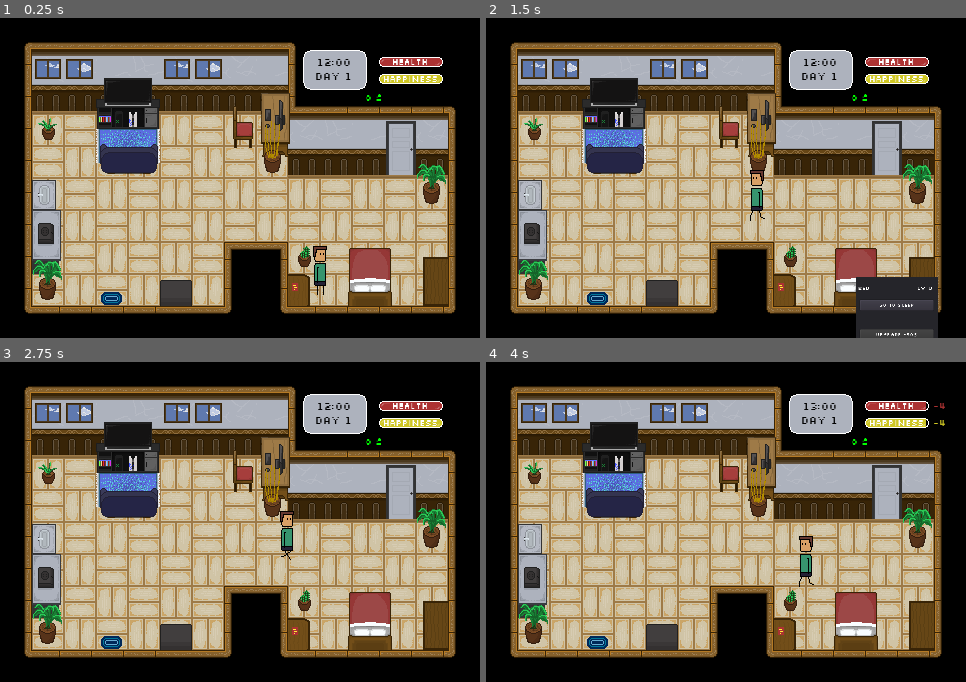
Above: before the commit, frames 1-4 (two rows, left to right).
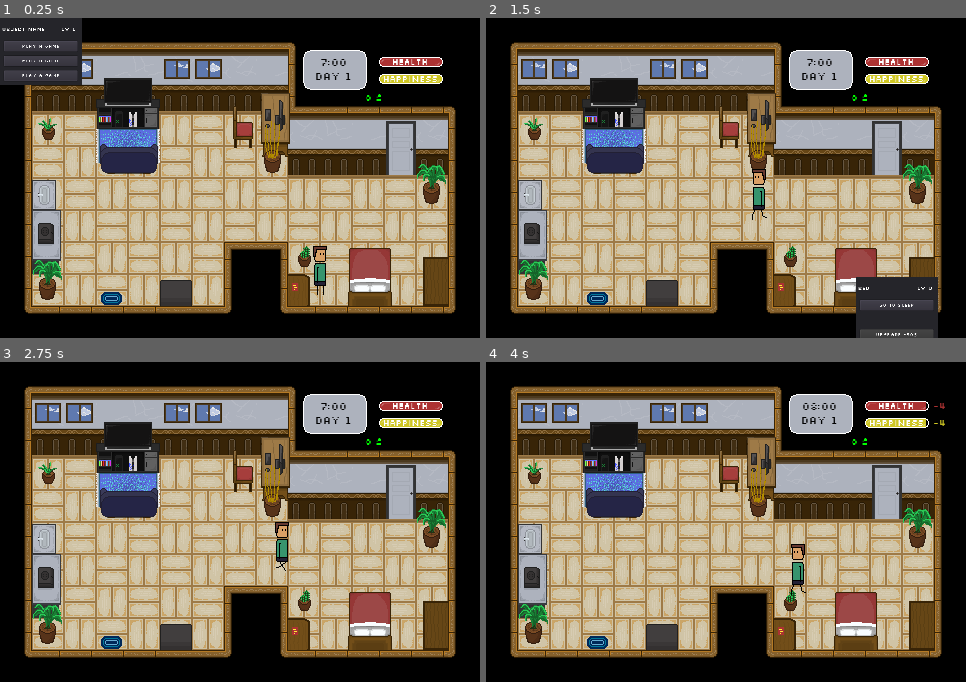
Above: after the commit, the same moments.

Repository: sun-wise-man/work-from-home
Game: Godot game, scene res://scenes/main.tscn
Two runs of this game, one before a commit and one after it. Both use one fixed random seed, a clock stepped at 60 frames per second and the inputs below.
Inputs (mouse positions are in pixels of both pictures, inside the frame that each line leads up to):
- Up to frame 1 (0.25 s): no input
- Up to frame 2 (1.5 s): click (529, 46) at 0.5 s, where only the run after the commit has a clickable "Play a game"; move the mouse to (855, 277) at 1.27 s; click (855, 277) at 1.42 s
- Up to frame 3 (2.75 s): click "Go to sleep" at 2 s
- Up to frame 4 (4 s): move the mouse to (534, 579) at 2.77 s; click (534, 579) at 2.92 s; click "Make a meal" at 3.5 s

The runs differ from the first frame. In frame 1, 3.6% of the frame differs, in the area x 0-73%, y 0-21%; in frame 2, 0.3%; in frame 3, 0.5%; in frame 4, 0.5%.
Error after the commit: Invalid get index '0' (on base: 'PoolIntArray'). (res://scenes/ActivitySystem.gd:61)

Commit message:
Balancing Event Reward-Punishment
Balancing reward-punishment

Diff:
--- a/scenes/main.tscn
+++ b/scenes/main.tscn
@@ -687,15 +687,15 @@
 "name": "idle",
 "speed": 6.0
 }, {
+"frames": [ SubResource( 7 ), SubResource( 8 ), SubResource( 9 ), SubResource( 10 ) ],
+"loop": true,
+"name": "eating",
+"speed": 3.0
+}, {
 "frames": [ ExtResource( 1 ), ExtResource( 5 ), ExtResource( 4 ), ExtResource( 3 ) ],
 "loop": true,
 "name": "walk",
 "speed": 8.0
-}, {
-"frames": [ SubResource( 7 ), SubResource( 8 ), SubResource( 9 ), SubResource( 10 ) ],
-"loop": true,
-"name": "eating",
-"speed": 3.0
 } ]
 
 [sub_resource type="RectangleShape2D" id=12]
@@ -934,7 +934,7 @@
 font_data = ExtResource( 25 )
 
 [sub_resource type="DynamicFont" id=64]
-size = 13
+size = 10
 font_data = ExtResource( 25 )
 
 [sub_resource type="DynamicFont" id=65]
@@ -944,12 +944,13 @@
 [node name="World" type="Node2D"]
 script = ExtResource( 10 )
 seconds_per_hour = 3.0
-starting_hour = 12
+starting_hour = 7
 
 [node name="Navigation2D" type="Navigation2D" parent="."]
+visible = false
 
 [node name="NavigationPolygonInstance" type="NavigationPolygonInstance" parent="Navigation2D"]
-position = Vector2( -0.561279, 1.68368 )
+visible = false
 navpoly = SubResource( 1 )
 
 [node name="Line2D" type="Line2D" parent="."]
@@ -1099,10 +1100,10 @@
 script = ExtResource( 18 )
 event_name = PoolStringArray( "meeting", "great meeting", "bad meeting", "overtime", "missing file", "missed deadline", …(332 unchanged characters)…
 event_from = PoolStringArray( "PC", "meeting", "meeting", "PC", "PC", "PC", "Console", "Console", "play online", "duo", …(212 unchanged characters)…
-event_chance = PoolIntArray( 30, 102, 0, 7, 7, 6, 20, 10, 50, 55, 45, 50, 40, 60, 25, 50, 100, 50, 50, 50, 25, 50, 50, 30, 5, 20, 20, 20, 5, 15, 5 )
+event_chance = PoolIntArray( 11, 102, 0, 3, 3, 3, 20, 10, 50, 55, 45, 50, 40, 60, 15, 50, 100, 50, 50, 50, 15, 50, 50, 12, 3, 12, 13, 17, 5, 12, 3 )
 event_output = PoolStringArray( "chance", "gain", "gain", "gain", "gain", "gain", "gain", "decision", "chance", "gain", …(181 unchanged characters)…
-health_output = PoolIntArray( 0, -3, -3, -10, 0, 0, 0, 0, 0, 0, 0, 0, 0, -20, 0, 0, 0, 0, 5, 0, 0, 0, 0, 0, -15, 0, -10, 5, -10, 5, 1 )
-happiness_output = PoolIntArray( 0, 3, -7, -7, -7, -7, 5, 0, 0, 2, -10, 0, 8, -15, 0, 0, 4, 0, 6, -6, 0, 4, -20, 4, -10, 5, -15, 4, -30, 4, -5 )
+health_output = PoolIntArray( 0, 3, -4, -4, -4, -4, 0, 0, 0, 0, -2, 0, 0, -2, 0, 0, 0, 0, 0, 0, 0, 0, 0, 0, -11, 2, -12, 4, -26, 6, 1 )
+happiness_output = PoolIntArray( 0, 6, -1, -6, -1, -1, 2, 0, 0, 2, -4, 0, 2, -6, 0, 0, 4, 0, 8, -8, 0, 4, -15, 9, -11, 16, -12, 4, -21, 4, -5 )
 work_output = PoolIntArray( 0, 5, 5, 10, -10, -10, 0, 0, 0, 0, 0, 0, 0, 0, 0, 0, 0, 0, 0, 0, 0, 0, 0, 0, 0, 0, 0, 0, 0, 0, 0 )
 event_desc = PoolStringArray( "", "You have a great meeting", "You have a bad meeting", "You work overtime", "A file is …(622 unchanged characters)…
 
@@ -1349,7 +1350,7 @@
 margin_bottom = 33.0203
 custom_fonts/font = SubResource( 55 )
 custom_colors/font_color = Color( 0, 0, 0, 1 )
-text = "12:00"
+text = "7:00"
 align = 1
 valign = 1
 __meta__ = {
@@ -1371,7 +1372,6 @@
 }
 
 [node name="ActivitySystem" type="Control" parent="GUI"]
-visible = false
 margin_right = 40.0
 margin_bottom = 40.0
 rect_scale = Vector2( 0.408221, 0.419289 )
@@ -1469,6 +1469,8 @@
 __meta__ = {
 "_edit_use_anchors_": false
 }
+health_lose_text = "You fell ill. Please mind your health while working."
+happiness_lose_text = "You're depressed. Don't forget to leave some time to have fun"
 
 [node name="Panel" type="Panel" parent="GUI/GameOverPanel"]
 margin_left = 116.571
@@ -1481,10 +1483,10 @@
 }
 
 [node name="Label" type="Label" parent="GUI/GameOverPanel/Panel"]
-margin_left = 62.7023
-margin_top = 3.1748
-margin_right = 209.702
-margin_bottom = 28.1748
+margin_left = 59.429
+margin_top = 5.8062
+margin_right = 206.429
+margin_bottom = 30.8062
 custom_fonts/font = SubResource( 62 )
 custom_colors/font_color = Color( 0, 0, 0, 1 )
 text = "Game Over"
@@ -1518,13 +1520,13 @@
 margin_bottom = 95.0
 custom_fonts/normal_font = SubResource( 63 )
 custom_colors/default_color = Color( 0, 0, 0, 1 )
-text = "You don't have will to live again!"
+text = "Send Help!"
 
 [node name="Survive" type="Label" parent="GUI/GameOverPanel/Panel"]
-margin_left = 6.54063
-margin_top = 104.056
-margin_right = 194.541
-margin_bottom = 119.056
+margin_left = 7.0
+margin_top = 104.0
+margin_right = 195.0
+margin_bottom = 118.0
 custom_fonts/font = SubResource( 64 )
 custom_colors/font_color = Color( 0, 0, 0, 1 )
 text = "Survive for : 20 days"
@@ -1574,10 +1576,9 @@
 volume_db = -35.0
 [connection signal="hour_pass" from="." to="Objects/Windows" method="_on_World_hour_pass"]
 [connection signal="hour_pass" from="." to="." method="_on_World_hour_pass"]
-
+[connection signal="hour_pass" from="." to="GUI/Time" method="_on_World_hour_pass"]
+[connection signal="hour_pass" from="." to="GUI/HealthBar" method="_on_World_hour_pass"]
 [connection signal="hour_pass" from="." to="GUI/HappinessBar" method="_on_World_hour_pass"]
-[connection signal="hour_pass" from="." to="GUI/HealthBar" method="_on_World_hour_pass"]
-[connection signal="hour_pass" from="." to="GUI/Time" method="_on_World_hour_pass"]
 [connection signal="path_done" from="Player" to="." method="_on_Player_path_done"]
 [connection signal="mouse_entered" from="Objects/Bed/Area2D" to="Objects/Bed" method="_on_Area2D_mouse_entered"]
 [connection signal="mouse_exited" from="Objects/Bed/Area2D" to="Objects/Bed" method="_on_Area2D_mouse_exited"]
@@ -1595,11 +1596,10 @@
 [connection signal="pressed" from="GUI/DecisionPanel/Option1" to="GUI/DecisionPanel" method="_on_Option1_pressed"]
 [connection signal="pressed" from="GUI/DecisionPanel/Option2" to="GUI/DecisionPanel" method="_on_Option2_pressed"]
 [connection signal="visibility_changed" from="GUI/EventPanel" to="GUI/EventPanel" method="_on_EventPanel_visibility_changed"]
-
+[connection signal="upgrade_object" from="GUI/ActivitySystem" to="Objects/Stove" method="_on_ActivitySystem_upgrade_object"]
+[connection signal="upgrade_object" from="GUI/ActivitySystem" to="Objects/Bathroom" method="_on_ActivitySystem_upgrade_object"]
+[connection signal="upgrade_object" from="GUI/ActivitySystem" to="Objects/Console" method="_on_ActivitySystem_upgrade_object"]
 [connection signal="upgrade_object" from="GUI/ActivitySystem" to="Objects/Bed" method="_on_ActivitySystem_upgrade_object"]
-[connection signal="upgrade_object" from="GUI/ActivitySystem" to="Objects/Console" method="_on_ActivitySystem_upgrade_object"]
-[connection signal="upgrade_object" from="GUI/ActivitySystem" to="Objects/Bathroom" method="_on_ActivitySystem_upgrade_object"]
-[connection signal="upgrade_object" from="GUI/ActivitySystem" to="Objects/Stove" method="_on_ActivitySystem_upgrade_object"]
 [connection signal="upgrade_object" from="GUI/ActivitySystem" to="Objects/PC" method="_on_ActivitySystem_upgrade_object"]
 [connection signal="mouse_entered" from="GUI/ActivitySystem/Panel" to="." method="_on_Panel_mouse_entered"]
 [connection signal="mouse_exited" from="GUI/ActivitySystem/Panel" to="." method="_on_Panel_mouse_exited"]
